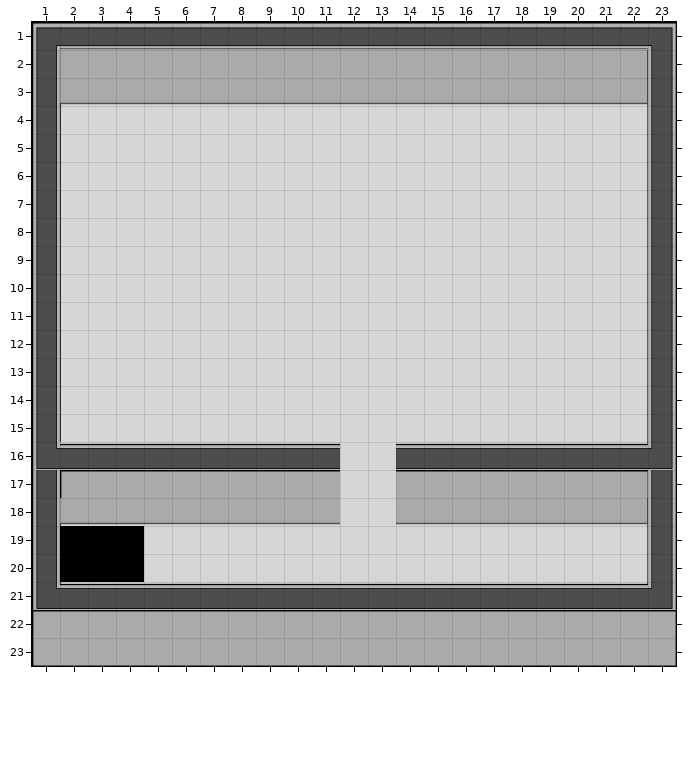
One commit to this Tiled map: android/assets/map4.tmx. The picture above is the old version.
Cells are 50x50 px. Shown: x 1..23, y 1..23.
The result:
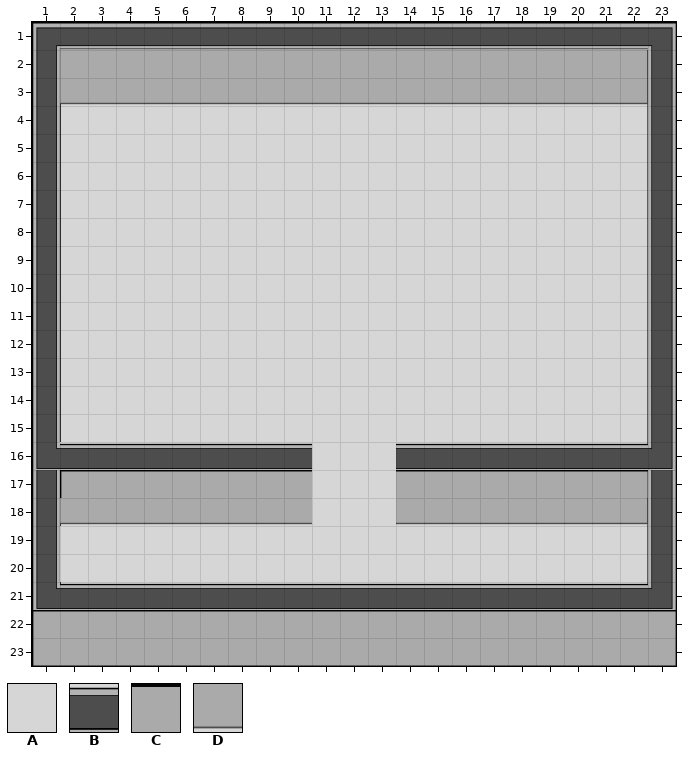
Key: from "map_second_pack": A 0, B 6, C 7, D 12.
_ is an empty cell.
Difference:
Layer "map":
Tile B becomes tile A in row 16 at x 11.
Tile C becomes tile A in row 17 at x 11.
Tile D becomes tile A in row 18 at x 11.
Layer "map2":
The author put tile A in rows 19 to 20 at x 2 to 4.
Where, in picture pixels (left, top, right, bottom), the same in both pictures:
changed: (312, 443, 340, 525)
added: (60, 526, 144, 582)
